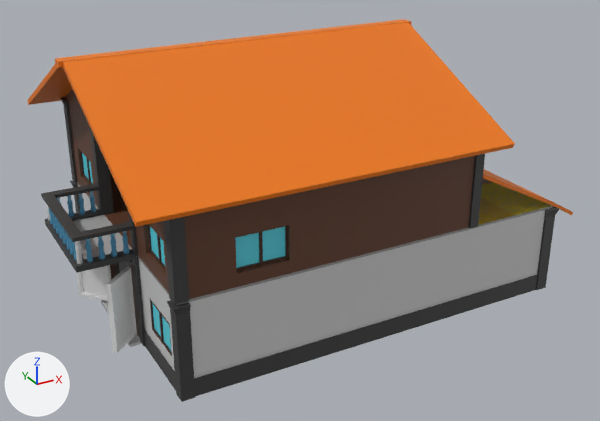
The FBX model Assets/1.TeamWorkspace/Team Assets/Models/SM_laoHouseTwoFloor/SM_lao_House_Two_Floor 1.fbx: old version first, new version second.
One viewpoint serves both versions: a 50 mm camera at (-8.05, -14.56, 8.66) aimed at (-0.38, -0.61, 1.68). The axes (+X, +Y, +Z) are drawn at lower left. The lights are the same throughout. The older version comes first. Where no turn or scale is listed for an object, it has been applied to the vertices. Vertices at exactly the same position are counted once.

The older version as bpy lines, for what is in view:
```python
ob_big_left_door_mash = bpy.data.objects.new('Big_left_Door_mash', me_cube_037)
ob_big_left_door_mash.location = (0.0, 0.0, 0.0)
ob_big_right_door_mash = bpy.data.objects.new('Big_Right_Door_Mash', me_cube_035)
ob_big_right_door_mash.location = (0.0, 0.0, 0.0)
ob_main_floor_1_mash = bpy.data.objects.new('Main_Floor_1_Mash', me_cube_038)
ob_main_floor_1_mash.location = (0.0, 0.0, 0.0)
ob_main_floor_2_mash = bpy.data.objects.new('Main_Floor_2_Mash', me_cube_039)
ob_main_floor_2_mash.location = (0.0, 0.0, 0.0)
ob_roof_mash = bpy.data.objects.new('Roof_Mash', me_cube_040)
ob_roof_mash.location = (0.0, 0.0, 0.0)
```
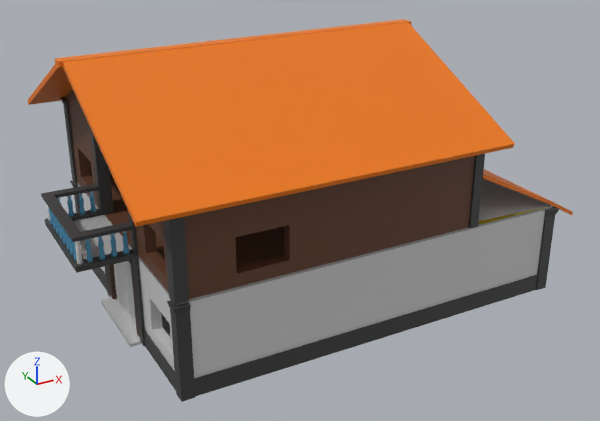
Changed parts and their boxes [x1, y1, x2, y2] in the pictures (600 x 421 px; the box of a moved part takes in the faces that stretch with it):
'Main_Floor_1_Mash', reshaped: before [70, 169, 573, 402]; after [70, 180, 559, 402]
'Main_Floor_2_Mash', reshaped: before [41, 97, 553, 305]; after [41, 97, 573, 305]
'Big_Right_Door_Mash', deleted: before [106, 266, 137, 353]
'Big_left_Door_mash', deleted: before [76, 265, 111, 301]
'Front_Door_Mash.002', added: after [123, 261, 136, 327]
'Fornt_Door_Mash.003', added: after [113, 262, 128, 315]
part 1 of me_cube_039, deleted (cyan): before [235, 226, 288, 271]
part 2 of me_cube_039, deleted: before [80, 151, 93, 184]
part 3 of me_cube_039, deleted (cyan): before [148, 225, 166, 271]
part 4 of me_cube_039, added: after [476, 169, 573, 228]
part 5 of me_cube_038, deleted (cyan): before [150, 299, 172, 356]
part 6 of me_cube_038, deleted: before [478, 169, 573, 225]
part 7 of me_cube_038, moved or reshaped: before [110, 261, 140, 338]; after [107, 261, 140, 338]
part 8 of me_cube_038, surface changed: before [119, 262, 129, 272]; after [162, 315, 170, 336]

Patch to the scene script:
```diff
--- a/Assets/1.TeamWorkspace/Team Assets/Models/SM_laoHouseTwoFloor/SM_lao_House_Two_Floor 1.fbx.py
+++ b/Assets/1.TeamWorkspace/Team Assets/Models/SM_laoHouseTwoFloor/SM_lao_House_Two_Floor 1.fbx.py
@@ me_cube_039 @@
 # used by ob_main_floor_2_mash; location = (0.0, 0.0, 0.0)
-me_cube_039.from_pydata(...)  # 3075 vertices, 2971 faces; spans x -5.26..4.06, y -3.4..3.0, z 1.64..3.74
+me_cube_039.from_pydata(...)  # 2871 vertices, 2773 faces; spans x -5.26..4.67, y -3.4..3.0, z 1.54..3.74
+# me_cube_039 part 1: the loose piece of 44 vertices spanning x -3.06..-2.06, y -3.22..-3.14, z 2.14..2.8 is deleted
+# me_cube_039 part 2: the loose piece of 44 vertices spanning x -4.08..-4.01, y 1.34..2.34, z 2.14..2.8 is deleted
+# me_cube_039 part 3: the loose piece of 44 vertices spanning x -4.06..-3.98, y -2.86..-1.86, z 2.14..2.8 is deleted
+# me_cube_039 part 4: 16 vertices added at x 2.06..4.67, y -3.3..-0.1, z 1.54..2.97
+# other edits to the shape of me_cube_039 do not show in these pictures
 me_cube_039.materials.append(mat_m_lao_house_v2_004)
-me_cube_039.materials.append(mat_m_glass_004)  # cyan #5cd7e7
@@ me_cube_038 @@
 # used by ob_main_floor_1_mash; location = (0.0, 0.0, 0.0)
-me_cube_038.from_pydata(...)  # 652 vertices, 578 faces; spans x -4.39..4.67, y -3.4..3.0, z -0.08..2.97
+me_cube_038.from_pydata(...)  # 587 vertices, 499 faces; spans x -4.39..4.16, y -3.4..3.0, z -0.08..2.19
+# me_cube_038 part 5: the loose piece of 44 vertices spanning x -4.13..-4.05, y -2.86..-1.86, z 0.59..1.25 is deleted
+# me_cube_038 part 6: the loose piece of 14 vertices spanning x 2.06..4.67, y -3.3..-0.1, z 1.54..2.97 is deleted
+# me_cube_038 part 7: 6 vertices moved from x -4.19..-4.07, y -1.03..0.5, z 1.48 to x -4.19..-4.07, y -1.03..0.5, z 1.57
+# me_cube_038 part 8: 34 kept faces spanning x -4.14..4.06, y -3.1..2.7, z -0.01..1.89 get new texture (UV) coordinates
+# other edits to the shape of me_cube_038 do not show in these pictures
 me_cube_038.materials.append(mat_m_lao_house_v2_004)
-me_cube_038.materials.append(mat_m_glass_004)  # cyan #5cd7e7
@@ me_cube_027 @@
+me_cube_027.from_pydata(...)  # 92 vertices, 82 faces; spans x -4.15..-3.98, y -0.27..0.5, z 0.06..1.57
+me_cube_027.materials.append(mat_m_door_004)  # white #e7e7e7
@@ me_cube_026 @@
+me_cube_026.from_pydata(...)  # 92 vertices, 82 faces; spans x -4.15..-3.99, y -1.03..-0.25, z 0.06..1.57
+me_cube_026.materials.append(mat_m_door_004)  # white #e7e7e7
@@ ob_big_right_door_mash @@
-ob_big_right_door_mash = bpy.data.objects.new('Big_Right_Door_Mash', me_cube_035)
-ob_big_right_door_mash.location = (0.0, 0.0, 0.0)
@@ ob_big_left_door_mash @@
-ob_big_left_door_mash = bpy.data.objects.new('Big_left_Door_mash', me_cube_037)
-ob_big_left_door_mash.location = (0.0, 0.0, 0.0)
@@ ob_fornt_door_mash_003 @@
+ob_fornt_door_mash_003 = bpy.data.objects.new('Fornt_Door_Mash.003', me_cube_027)
+ob_fornt_door_mash_003.location = (0.0, 0.0, 0.0)
@@ ob_front_door_mash_002 @@
+ob_front_door_mash_002 = bpy.data.objects.new('Front_Door_Mash.002', me_cube_026)
+ob_front_door_mash_002.location = (0.0, 0.0, 0.0)
```
